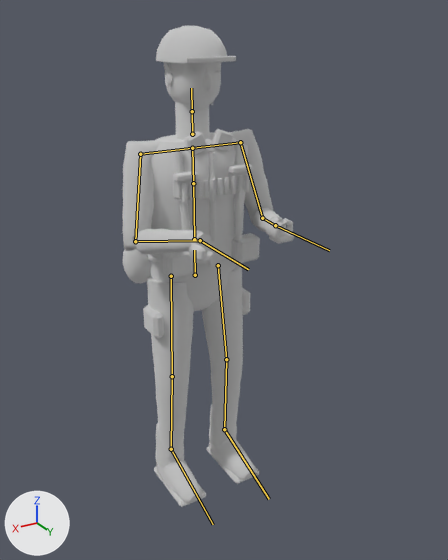
One commit to the glTF model ambush_loop/art/v2/models/operator_mg_lod0.glb: the scene before it, then after it.
Camera for both pictures: a camera (50 mm lens) standing at (1.067, 1.997, 1.88) and looking at (-0.051, 0.134, 0.949). Every picture has the same lights, and +X, +Y and +Z are marked at lower left. The older version comes first. The bones that change, and the others that lie on the model, are drawn over the model as lines.

The first picture shows 'operator_mg_body'.
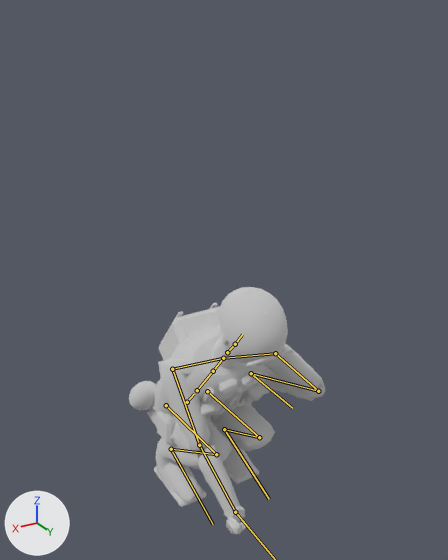
The newer file adds an action. The first version stands in its rest pose; the second is drawn at frame 17 of the action 'decoy_place'.

Pixel boxes (x1, y1, x2, y2) of what changed, in the pictures (448 x 560 px):
```json
{"object": "operator_mg_body", "change": "posed", "before": [122, 26, 294, 507], "after": [129, 287, 325, 534], "on screen": "14% wider, 49% shorter"}
{"bone": "pelvis", "before": "(195, 275) to (194, 250)", "after": "(187, 402) to (194, 394)"}
{"bone": "clavicle.L", "before": "(192, 148) to (240, 142)", "after": "(223, 358) to (275, 353)"}
{"bone": "upper_arm.L", "before": "(240, 142) to (262, 218)", "after": "(275, 353) to (318, 391)"}
{"bone": "forearm.L", "before": "(262, 218) to (275, 225)", "after": "(318, 391) to (251, 373)"}
{"bone": "hand.L", "before": "(275, 225) to (329, 250)", "after": "(251, 373) to (292, 408)"}
{"bone": "clavicle.R", "before": "(192, 148) to (140, 154)", "after": "(223, 358) to (172, 369)"}
{"bone": "upper_arm.R", "before": "(140, 154) to (135, 241)", "after": "(172, 369) to (199, 445)"}
{"bone": "forearm.R", "before": "(135, 241) to (200, 240)", "after": "(199, 445) to (235, 512)"}
{"bone": "thigh.L", "before": "(218, 265) to (226, 359)", "after": "(207, 391) to (259, 437)"}
{"bone": "shin.L", "before": "(226, 359) to (224, 429)", "after": "(259, 437) to (224, 429)"}
{"bone": "thigh.R", "before": "(171, 276) to (172, 376)", "after": "(166, 405) to (216, 454)"}
{"bone": "shin.R", "before": "(172, 376) to (171, 449)", "after": "(216, 454) to (171, 449)"}
```

Scene script edits in JSON lines:
```json
{"block": "bone_pelvis", "where": "bone_pelvis = bpy.data.objects['Rig.001'].pose.bones['pelvis']  # child of 'root'"}
{"op": "set", "path": "bone_pelvis.location", "old": "(0.0, 0.0, 0.0)", "new": "(0.0, -0.654, 0.1)"}
{"op": "set", "path": "bone_pelvis.rotation_quaternion", "old": "(1.0, 0.0, 0.0, 0.0)", "new": "(0.942, -0.336, 0.0, 0.0)", "note": "degrees (0, 0, 0) -> degrees (-39, 0, 0)"}
{"block": "bone_clavicle_l", "where": "bone_clavicle_l = bpy.data.objects['Rig.001'].pose.bones['clavicle.L']  # child of 'chest'"}
{"op": "set", "path": "bone_clavicle_l.rotation_quaternion", "old": "(1.0, 0.0, 0.0, 0.0)", "new": "(0.925, 0.064, -0.33, -0.18)", "note": "degrees (0, 0, 0) -> degrees (17, -36, -28)"}
{"block": "bone_upper_arm_l", "where": "bone_upper_arm_l = bpy.data.objects['Rig.001'].pose.bones['upper_arm.L']  # child of 'clavicle.L'"}
{"op": "set", "path": "bone_upper_arm_l.rotation_quaternion", "old": "(1.0, 0.0, 0.0, 0.0)", "new": "(0.936, -0.065, -0.167, 0.304)", "note": "degrees (0, 0, 0) -> degrees (-13, -16, 38)"}
{"block": "bone_forearm_l", "where": "bone_forearm_l = bpy.data.objects['Rig.001'].pose.bones['forearm.L']  # child of 'upper_arm.L'"}
{"op": "set", "path": "bone_forearm_l.rotation_quaternion", "old": "(1.0, 0.0, 0.0, 0.0)", "new": "(0.566, 0.472, -0.041, -0.675)", "note": "degrees (0, 0, 0) -> degrees (47, 36, -84)"}
{"block": "bone_hand_l", "where": "bone_hand_l = bpy.data.objects['Rig.001'].pose.bones['hand.L']  # child of 'forearm.L'"}
{"op": "set", "path": "bone_hand_l.rotation_quaternion", "old": "(1.0, 0.0, 0.0, 0.0)", "new": "(0.627, -0.242, -0.06, 0.738)", "note": "degrees (0, 0, 0) -> degrees (-24, 16, 96)"}
{"block": "bone_clavicle_r", "where": "bone_clavicle_r = bpy.data.objects['Rig.001'].pose.bones['clavicle.R']  # child of 'chest'"}
{"op": "set", "path": "bone_clavicle_r.rotation_quaternion", "old": "(1.0, 0.0, 0.0, 0.0)", "new": "(0.94, -0.023, 0.335, -0.066)", "note": "degrees (0, 0, 0) -> degrees (-6, 39, -10)"}
{"block": "bone_upper_arm_r", "where": "bone_upper_arm_r = bpy.data.objects['Rig.001'].pose.bones['upper_arm.R']  # child of 'clavicle.R'"}
{"op": "set", "path": "bone_upper_arm_r.rotation_quaternion", "old": "(1.0, 0.0, 0.0, 0.0)", "new": "(0.973, 0.089, -0.066, 0.204)", "note": "degrees (0, 0, 0) -> degrees (9, -9, 23)"}
{"block": "bone_forearm_r", "where": "bone_forearm_r = bpy.data.objects['Rig.001'].pose.bones['forearm.R']  # child of 'upper_arm.R'"}
{"op": "set", "path": "bone_forearm_r.rotation_quaternion", "old": "(1.0, 0.0, 0.0, 0.0)", "new": "(0.718, -0.69, -0.061, -0.06)", "note": "degrees (0, 0, 0) -> degrees (-88, -10, 0)"}
{"block": "bone_hand_r", "where": "bone_hand_r = bpy.data.objects['Rig.001'].pose.bones['hand.R']  # child of 'forearm.R'"}
{"op": "set", "path": "bone_hand_r.rotation_quaternion", "old": "(1.0, 0.0, 0.0, 0.0)", "new": "(0.831, 0.504, 0.236, 0.003)", "note": "degrees (0, 0, 0) -> degrees (66, 23, 15)"}
{"block": "bone_thigh_l", "where": "bone_thigh_l = bpy.data.objects['Rig.001'].pose.bones['thigh.L']  # child of 'pelvis'"}
{"op": "set", "path": "bone_thigh_l.location", "old": "(0.0, 0.0, 0.0)", "new": "(0.0, 0.004, -0.013)"}
{"op": "set", "path": "bone_thigh_l.rotation_quaternion", "old": "(1.0, 0.0, 0.0, 0.0)", "new": "(0.424, 0.905, -0.011, -0.044)", "note": "degrees (0, 0, 0) -> degrees (130, 4, -3)"}
{"block": "bone_shin_l", "where": "bone_shin_l = bpy.data.objects['Rig.001'].pose.bones['shin.L']  # child of 'thigh.L'"}
{"op": "set", "path": "bone_shin_l.rotation_quaternion", "old": "(1.0, 0.0, 0.0, 0.0)", "new": "(0.281, -0.959, 0.004, 0.036)", "note": "degrees (0, 0, 0) -> degrees (-147, 4, 1)"}
{"block": "bone_foot_l", "where": "bone_foot_l = bpy.data.objects['Rig.001'].pose.bones['foot.L']  # child of 'shin.L'"}
{"op": "set", "path": "bone_foot_l.rotation_quaternion", "old": "(1.0, 0.0, 0.0, 0.0)", "new": "(0.879, 0.474, -0.046, -0.018)", "note": "degrees (0, 0, 0) -> degrees (57, -4, -4)"}
{"block": "bone_thigh_r", "where": "bone_thigh_r = bpy.data.objects['Rig.001'].pose.bones['thigh.R']  # child of 'pelvis'"}
{"op": "set", "path": "bone_thigh_r.location", "old": "(0.0, 0.0, 0.0)", "new": "(0.0, 0.004, -0.013)"}
{"op": "set", "path": "bone_thigh_r.rotation_quaternion", "old": "(1.0, 0.0, 0.0, 0.0)", "new": "(0.424, 0.905, 0.011, 0.044)", "note": "degrees (0, 0, 0) -> degrees (130, -4, 3)"}
{"block": "bone_shin_r", "where": "bone_shin_r = bpy.data.objects['Rig.001'].pose.bones['shin.R']  # child of 'thigh.R'"}
{"op": "set", "path": "bone_shin_r.rotation_quaternion", "old": "(1.0, 0.0, 0.0, 0.0)", "new": "(0.281, -0.959, -0.004, -0.036)", "note": "degrees (0, 0, 0) -> degrees (-147, -4, -1)"}
{"block": "bone_foot_r", "where": "bone_foot_r = bpy.data.objects['Rig.001'].pose.bones['foot.R']  # child of 'shin.R'"}
{"op": "set", "path": "bone_foot_r.rotation_quaternion", "old": "(1.0, 0.0, 0.0, 0.0)", "new": "(0.879, 0.474, 0.046, 0.018)", "note": "degrees (0, 0, 0) -> degrees (57, 4, 4)"}
```
